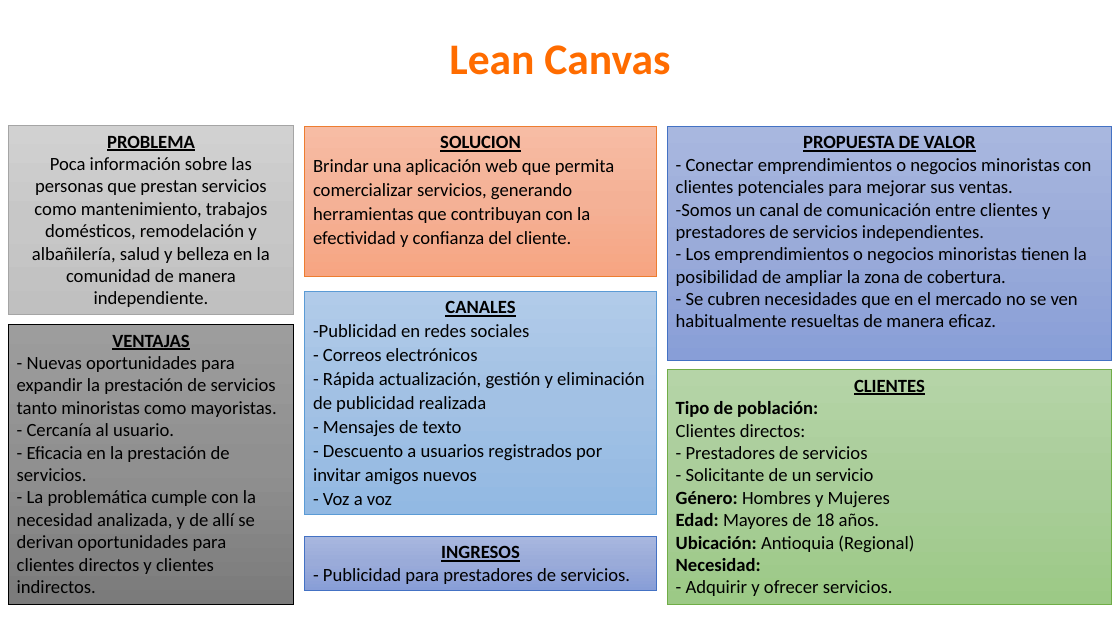
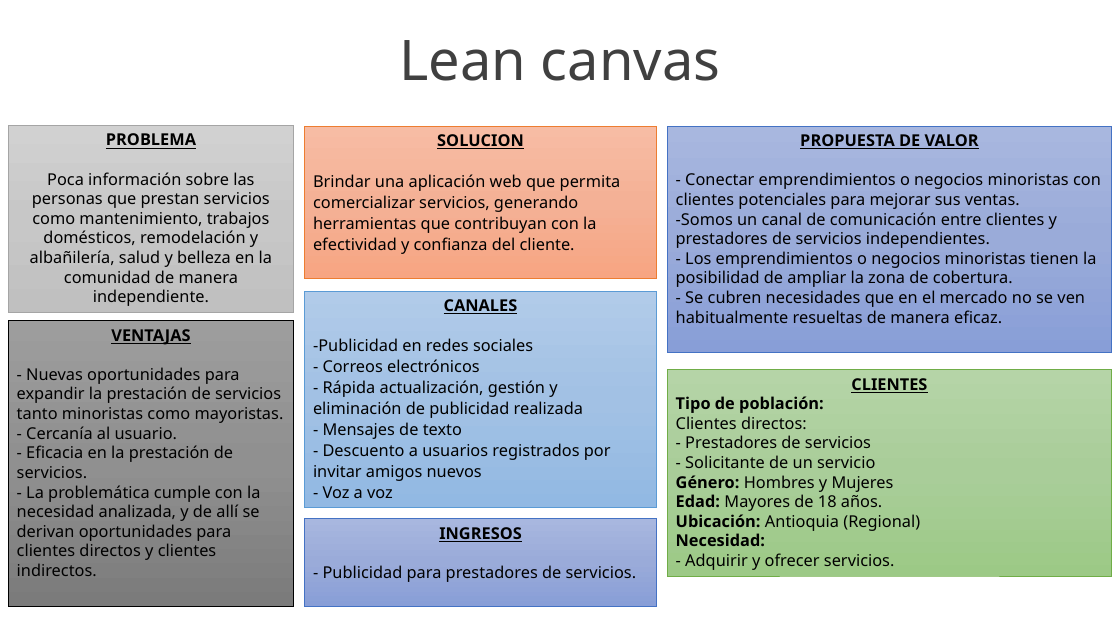
Before and after one commit to yeseniaquejada/SERVICE_MARKET, a slide deck: slide 8 of PROYECTO FORMATIVO.pptx. Drawn at 1120x630 pixels with LibreOffice and Linux fonts; fonts in the diff are those of the drawing; background and template pictures are left out. Boxes give left, top, right and bottom in pixels: in the first picture for what was removed or moved away, otherwise in the second. Text is boxed around its words. In the diff, an @@ line names an element or a change of style, - is before the commit and + after.

```diff
--- a/PROYECTO FORMATIVO.pptx
+++ b/PROYECTO FORMATIVO.pptx
@@ text at (399,40,721,81): text changed; size 37.3 to 48 pt; font Calibri to Noto Sans; text colour #FF6C00 to #404040; bold off @@
-Lean Canvas
+Lean canvas
@@ rectangle "PROPUESTA DE VALOR": place and size @@
-rectangle "PROPUESTA DE VALOR" at (668,126,1112,360)
+rectangle "PROPUESTA DE VALOR" at (668,126,1112,352)
@@ rectangle "CANALES": place and size @@
-rectangle "CANALES" at (305,291,657,514)
+rectangle "CANALES" at (305,291,657,507)
@@ size 16 to 14 pt, font Calibri to Noto Sans in 7 elements at (8,321,294,607), (305,126,657,279), (8,125,294,312), (305,291,657,507), (668,126,1112,352), (305,518,657,606), (668,370,1112,576) @@
@@ rectangle "CLIENTES": place and size @@
-rectangle "CLIENTES" at (668,370,1112,604)
+rectangle "CLIENTES" at (668,370,1112,576)
@@ rectangle "INGRESOS": place and size @@
-rectangle "INGRESOS" at (305,536,657,590)
+rectangle "INGRESOS" at (305,518,657,606)
```
Also in this commit, not shown: 26 other slides changed, 2 slides added, 3 slides removed, 6 other files.
